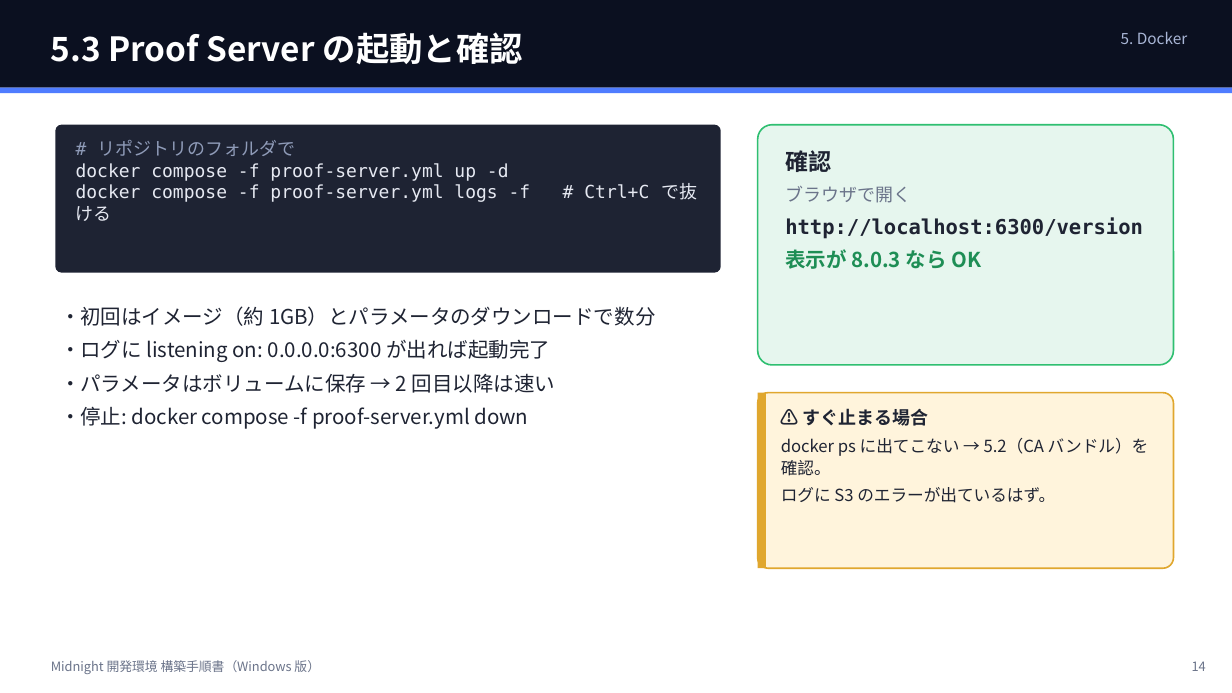
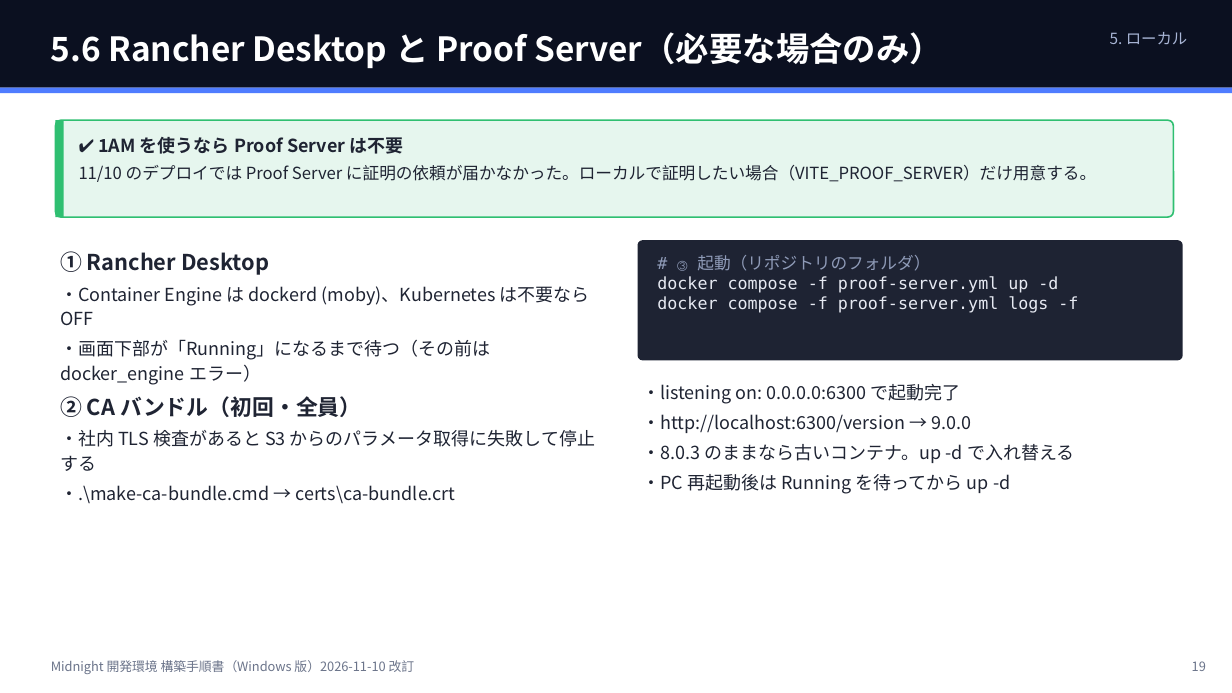
Before and after one commit to 101nimura/midnight_td_demo, a slide deck: slide 19 of docs/SETUP.pptx (slide 14 before the commit). Drawn at 1232x693 pixels with LibreOffice and Linux fonts; fonts in the diff are those of the drawing. Boxes give left, top, right and bottom in pixels: in the first picture for what was removed or moved away, otherwise in the second. Text is boxed around its words. In the diff, an @@ line names an element or a change of style, - is before the commit and + after.

```diff
--- a/docs/SETUP.pptx
+++ b/docs/SETUP.pptx
@@ text at [51,32,943,69]: text changed @@
-5.3 Proof Server の起動と確認
+5.6 Rancher Desktop と Proof Server（必要な場合のみ）
@@ text at [1110,32,1188,44]: text changed @@
-5. Docker
+5. ローカル
@@ rounded rectangle added at [55,120,1174,217], fill #E6F6EE, outline #2FBF71 1.25 pt @@
@@ rectangle added at [55,120,64,217], fill #2FBF71 @@
@@ text added at [79,137,1096,182], 13 pt, text #1F2433 @@
+✔ 1AM を使うなら Proof Server は不要
+11/10 のデプロイでは Proof Server に証明の依頼が届かなかった。ローカルで証明したい場合（VITE_PROOF_SERVER）だけ用意する。
@@ rounded rectangle removed at [758,125,1174,365] @@
@@ text removed at [785,147,1143,269] @@
-確認
-ブラウザで開く
-http://localhost:6300/version
-表示が 8.0.3 なら OK
@@ text added at [60,251,595,503], 14 pt, text #1F2433 @@
+① Rancher Desktop
+・Container Engine は dockerd (moby)、Kubernetes は不要なら OFF
+・画面下部が「Running」になるまで待つ（その前は docker_engine エラー）
+② CA バンドル（初回・全員）
+・社内 TLS 検査があると S3 からのパラメータ取得に失敗して停止する
+・.\make-ca-bundle.cmd → certs\ca-bundle.crt
@@ rounded rectangle "# ③ 起動（リポジトリのフォルダ）": place and size @@
-rounded rectangle "# ③ 起動（リポジトリのフォルダ）" at [55,125,721,273]
+rounded rectangle "# ③ 起動（リポジトリのフォルダ）" at [638,240,1183,360]
@@ text in rounded rectangle at [677,255,930,271]: text changed; size 14 to 13 pt @@
-# リポジトリのフォルダで
+# ③ 起動（リポジトリのフォルダ）
@@ text in rounded rectangle at [657,296,1078,313]: text changed; size 14 to 13 pt @@
-docker compose -f proof-server.yml logs -f # Ctrl+C で抜ける
+docker compose -f proof-server.yml logs -f
@@ text in rounded rectangle at [657,276,1058,293]: size 14 to 13 pt in "docker compose -f proof-server.yml up -d" @@
@@ text removed at [60,306,656,429] @@
-・初回はイメージ（約 1GB）とパラメータのダウンロードで数分
-・ログに listening on: 0.0.0.0:6300 が出れば起動完了
-・パラメータはボリュームに保存 → 2 回目以降は速い
-・停止: docker compose -f proof-server.yml down
@@ text added at [642,384,1075,494], 14 pt, text #1F2433 @@
+・listening on: 0.0.0.0:6300 で起動完了
+・http://localhost:6300/version → 9.0.0
+・8.0.3 のままなら古いコンテナ。up -d で入れ替える
+・PC 再起動後は Running を待ってから up -d
@@ rounded rectangle removed at [758,393,1174,568] @@
@@ rectangle removed at [758,393,766,568] @@
@@ text removed at [781,408,1149,503] @@
-⚠ すぐ止まる場合
-docker ps に出てこない → 5.2（CA バンドル）を確認。
-ログに S3 のエラーが出ているはず。
@@ text at [51,660,415,674]: text changed @@
-Midnight 開発環境 構築手順書（Windows 版）
+Midnight 開発環境 構築手順書（Windows 版）2026-11-10 改訂
@@ text at [1192,661,1206,671]: text changed @@
-14
+19
```
Also in this commit, not shown: 15 other slides changed, 10 slides added, 13 slides removed, 12 other files.
